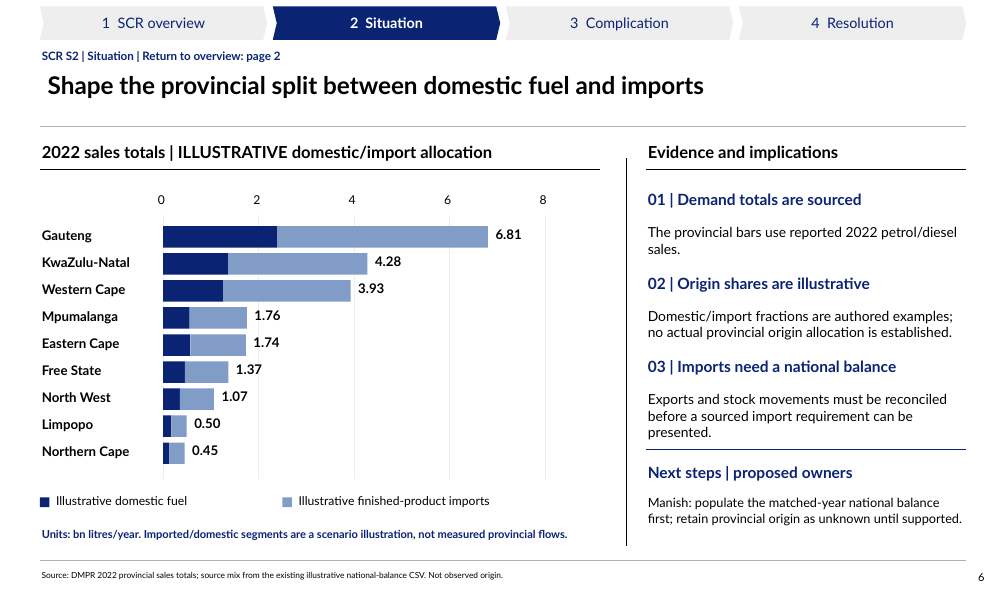
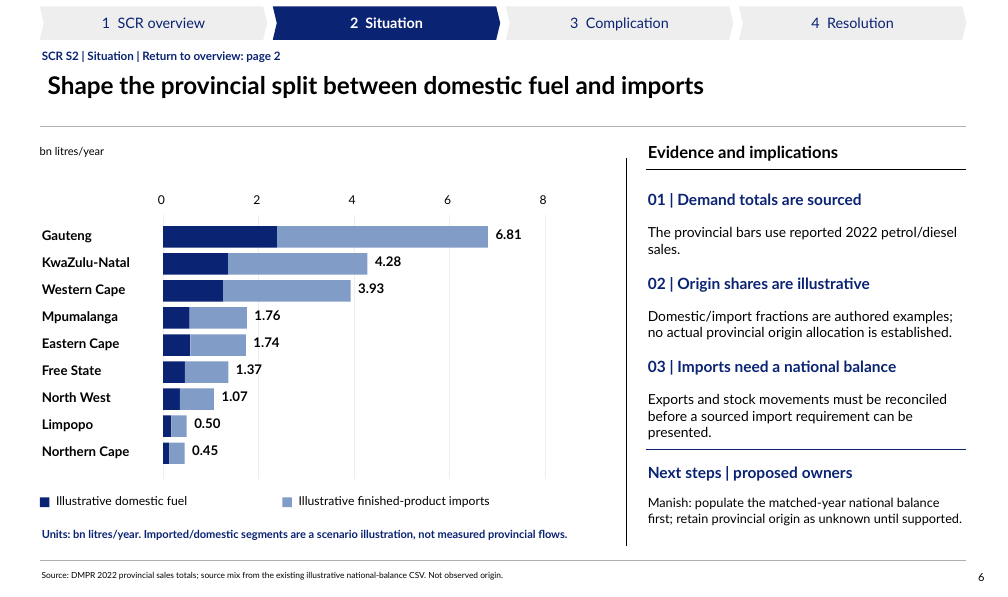
Before and after one commit to Africa-International-Advisors/liquid_fuels_model, a slide deck: slide 6 of pptx/output/delivered/Vopak_Week1_Analytical_Pack_2026_10_06.pptx. Drawn at 1008x597 pixels with LibreOffice and Linux fonts; fonts in the diff are those of the drawing; background and template pictures are left out. Boxes give left, top, right and bottom in pixels: in the first picture for what was removed or moved away, otherwise in the second. Text is boxed around its words. In the diff, an @@ line names an element or a change of style, - is before the commit and + after.

```diff
--- a/pptx/output/delivered/Vopak_Week1_Analytical_Pack_2026_10_06.pptx
+++ b/pptx/output/delivered/Vopak_Week1_Analytical_Pack_2026_10_06.pptx
@@ text added at (x1=40, y1=147, x2=104, y2=157), 10 pt, text #000000 @@
+bn litres/year
@@ text removed at (x1=42, y1=145, x2=492, y2=161) @@
-2022 sales totals | ILLUSTRATIVE domestic/import allocation
@@ line removed from (40, 169) to (601, 169) @@
```
Also in this commit, not shown: 13 other slides changed, 7 other files.
